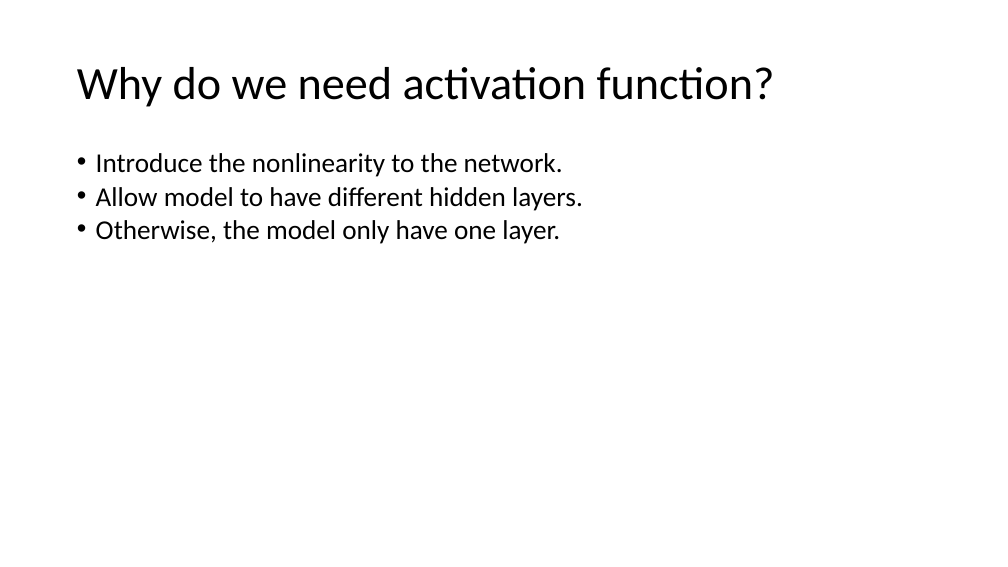
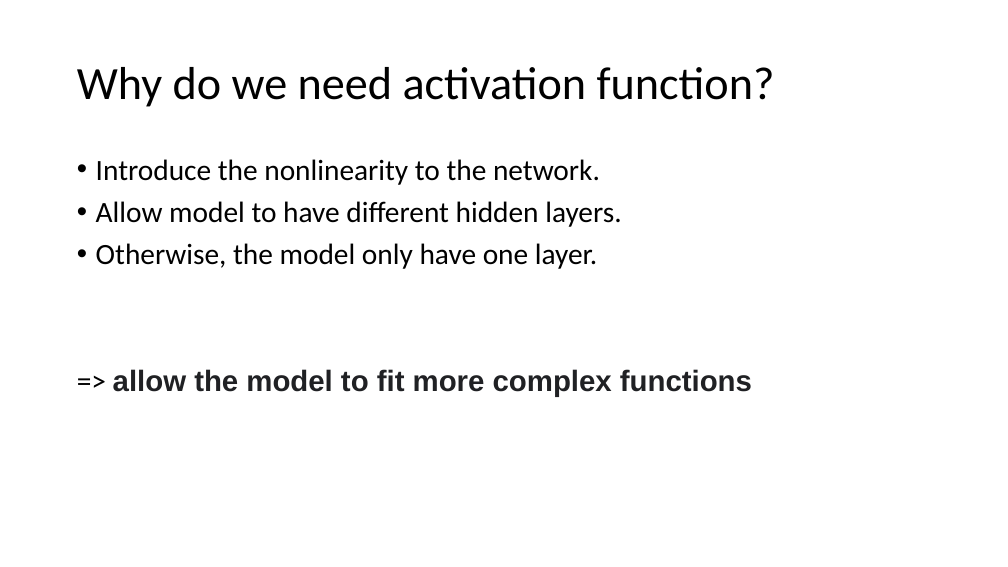
Before and after one commit to tnguyen7s/ai-cloud-club-semo, a slide deck: slide 22 of pp/digit-classification&intro-to-fully-connected-neural-network.pptx. Drawn at 1008x567 pixels with LibreOffice and Linux fonts; fonts in the diff are those of the drawing. Boxes give left, top, right and bottom in pixels: in the first picture for what was removed or moved away, otherwise in the second. Text is boxed around its words. In the diff, an @@ line names an element or a change of style, - is before the commit and + after.

```diff
--- a/pp/digit-classification&intro-to-fully-connected-neural-network.pptx
+++ b/pp/digit-classification&intro-to-fully-connected-neural-network.pptx
@@ text at (x1=96, y1=159, x2=621, y2=269): size 25.9 to 28 pt in "Introduce the nonlinearity to the network.", "Allow model to have different hidden layers.", "Otherwise, the model only have one layer."; line spacing 0.7 to 0.9 @@
@@ text at (x1=113, y1=369, x2=752, y2=397): paragraph added @@
+=> allow the model to fit more complex functions
```
Also in this commit, not shown: 1 slide added.
